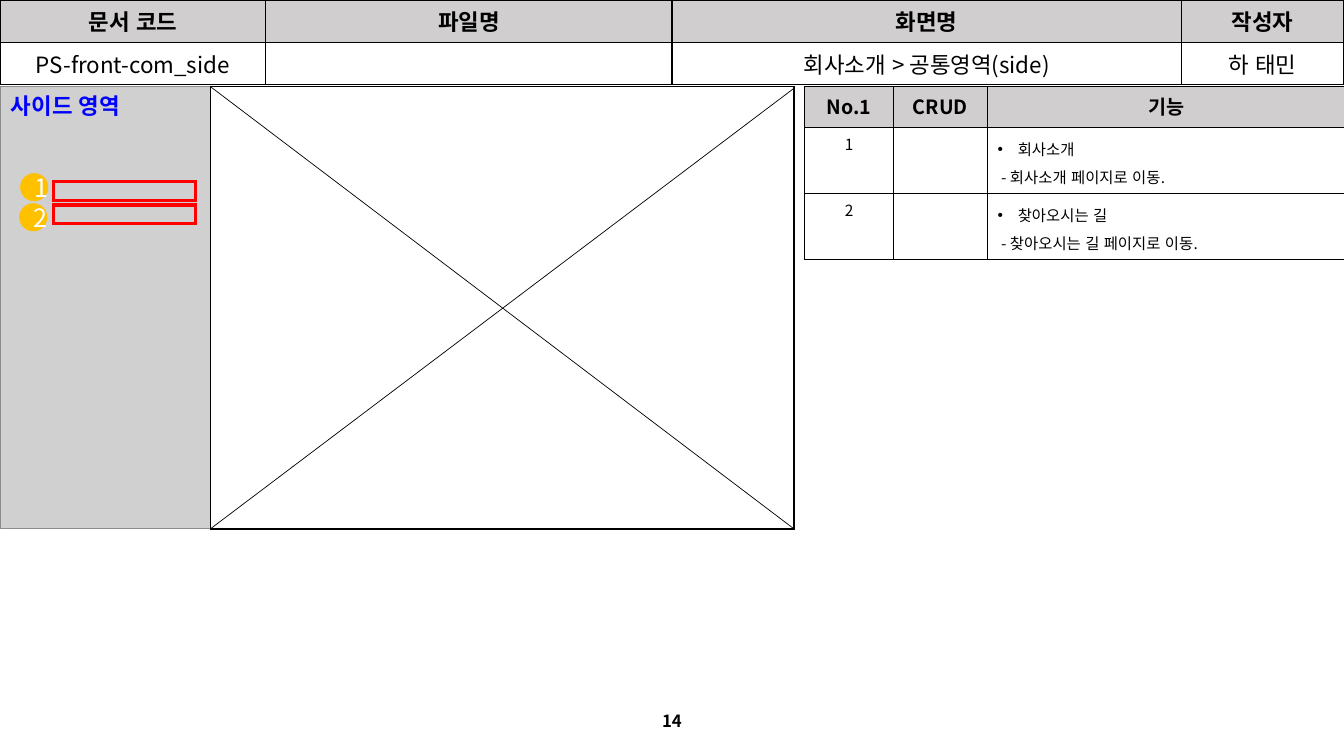
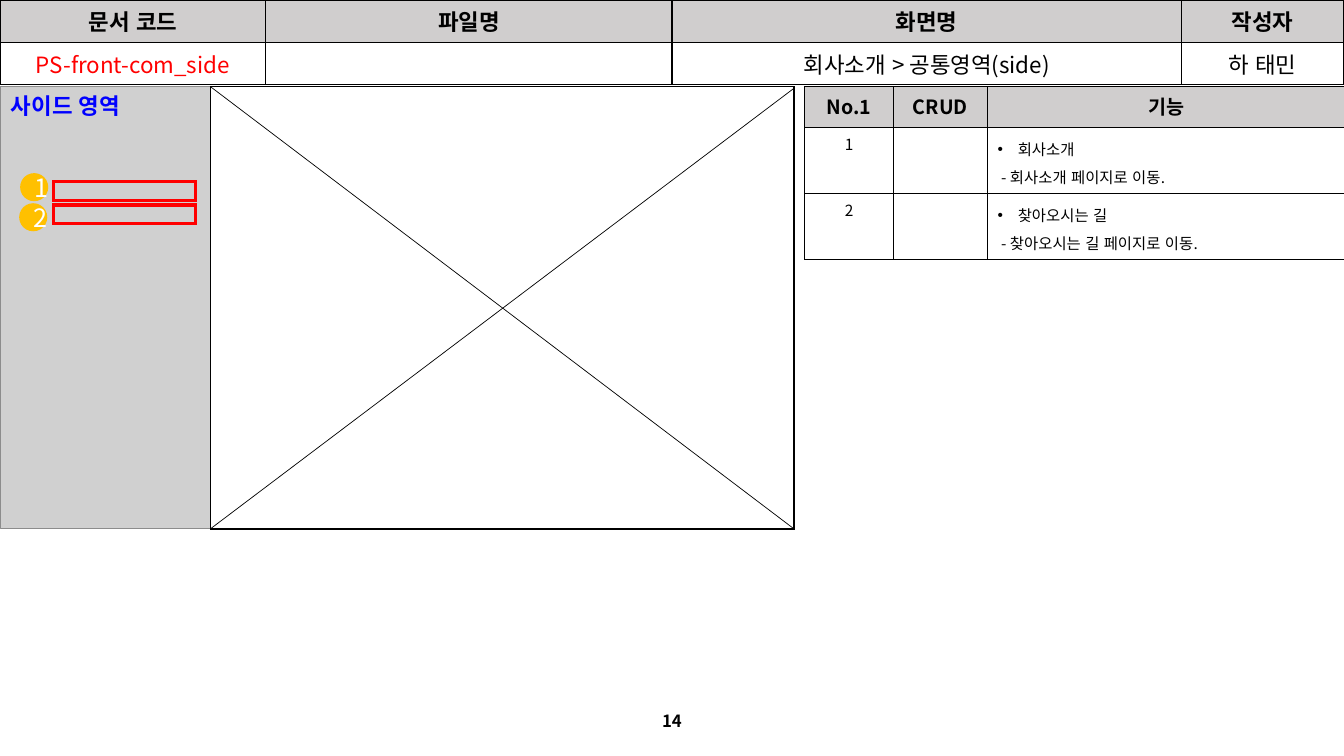
Before and after one commit to David-Ha-1217/Publisher_Portfolio, a slide deck: slide 14 of Documents/진행(변경)사항.pptx. Drawn at 1344x756 pixels with LibreOffice and Linux fonts; fonts in the diff are those of the drawing; grey boxes stand for pictures. Boxes give left, top, right and bottom in pixels: in the first picture for what was removed or moved away, otherwise in the second. Text is boxed around its words. In the diff, an @@ line names an element or a change of style, - is before the commit and + after.

```diff
--- a/Documents/진행(변경)사항.pptx
+++ b/Documents/진행(변경)사항.pptx
@@ table at (0, 0, 1344, 82) @@
@@ text colour #000000 to #FF0000 in "PS-front-com_side" @@
```
Also in this commit, not shown: 20 other slides changed, 19 other files.
